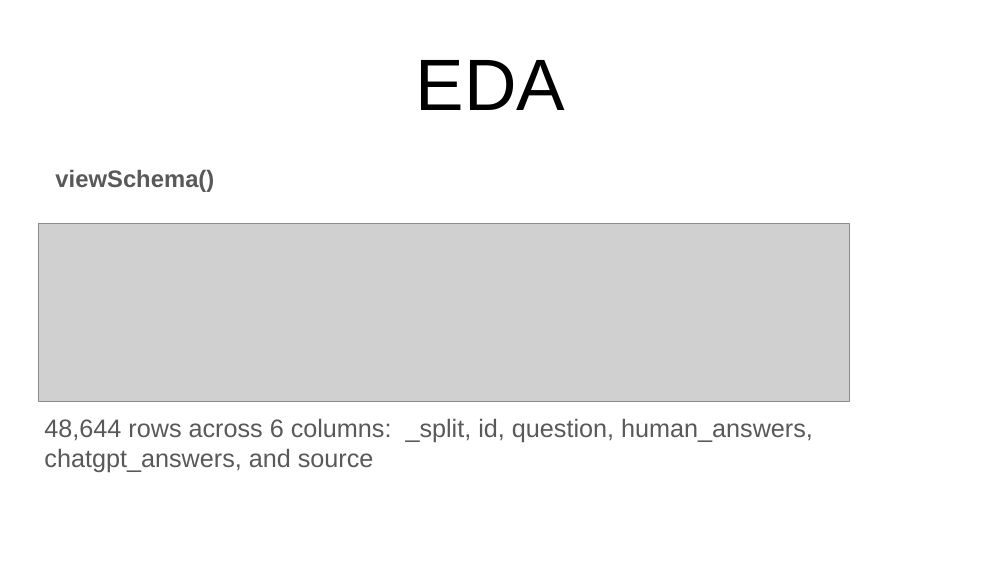
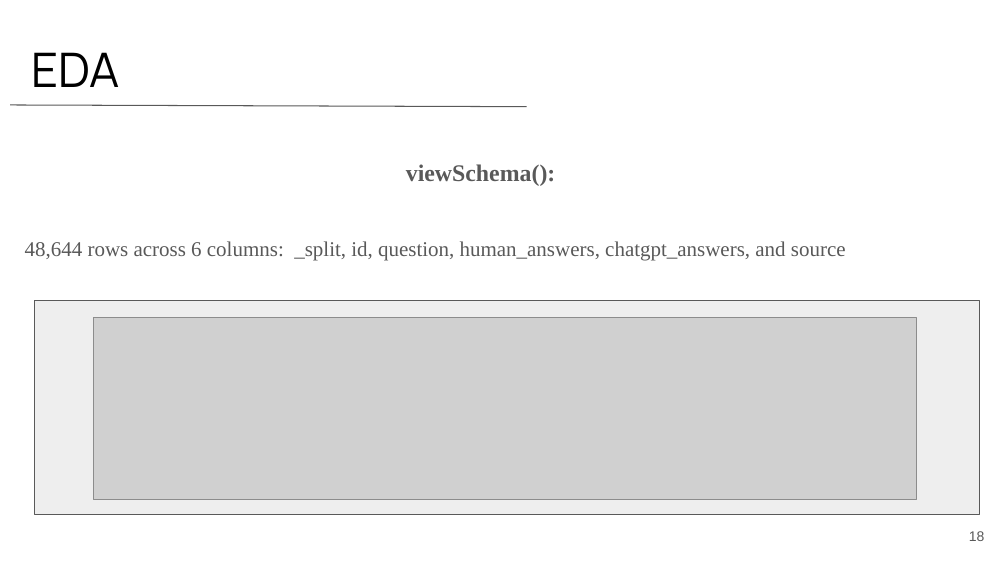
Before and after one commit to MwkosP/Mining-Intelligence, a slide deck: slide 18 of Thesis_Presentation_Panagiotis_Mokos.pptx (slide 21 before the commit). Drawn at 1008x567 pixels with LibreOffice and Linux fonts; fonts in the diff are those of the drawing; grey boxes stand for pictures. Boxes give left, top, right and bottom in pixels: in the first picture for what was removed or moved away, otherwise in the second. Text is boxed around its words. In the diff, an @@ line names an element or a change of style, - is before the commit and + after.

```diff
--- a/Thesis_Presentation_Panagiotis_Mokos.pptx
+++ b/Thesis_Presentation_Panagiotis_Mokos.pptx
@@ title "EDA": place and size @@
-title "EDA" at bbox=[416, 60, 565, 110]
+title "EDA" at bbox=[32, 52, 120, 87]
@@ title "EDA" at bbox=[32, 52, 120, 87]: size 52 to 34 pt, font Arial to Manrope; alignment centre to left @@
@@ line added from (10, 105) to (526, 107), #595959 0.75 pt @@
@@ subtitle at bbox=[406, 164, 555, 186]: text changed; font Arial to Times New Roman @@
-viewSchema()
+viewSchema():
@@ subtitle "48,644 rows across 6 columns: ...": place and size @@
-subtitle "48,644 rows across 6 columns: ..." at bbox=[44, 418, 813, 472]
+subtitle "48,644 rows across 6 columns: ..." at bbox=[25, 241, 846, 261]
@@ subtitle "48,644 rows across 6 columns: ..." at bbox=[25, 241, 846, 261]: size 18 to 15 pt, font Arial to Times New Roman @@
@@ rectangle added at bbox=[34, 300, 979, 514], fill #EEEEEE, outline #595959 0.75 pt @@
@@ picture: place and size @@
-picture at bbox=[38, 224, 849, 402]
+picture at bbox=[94, 318, 916, 500]
@@ page number added at bbox=[969, 531, 985, 541], 10 pt, text #595959 @@
+18
```
Also in this commit, not shown: 10 other slides changed, 18 slides added, 25 slides removed.
